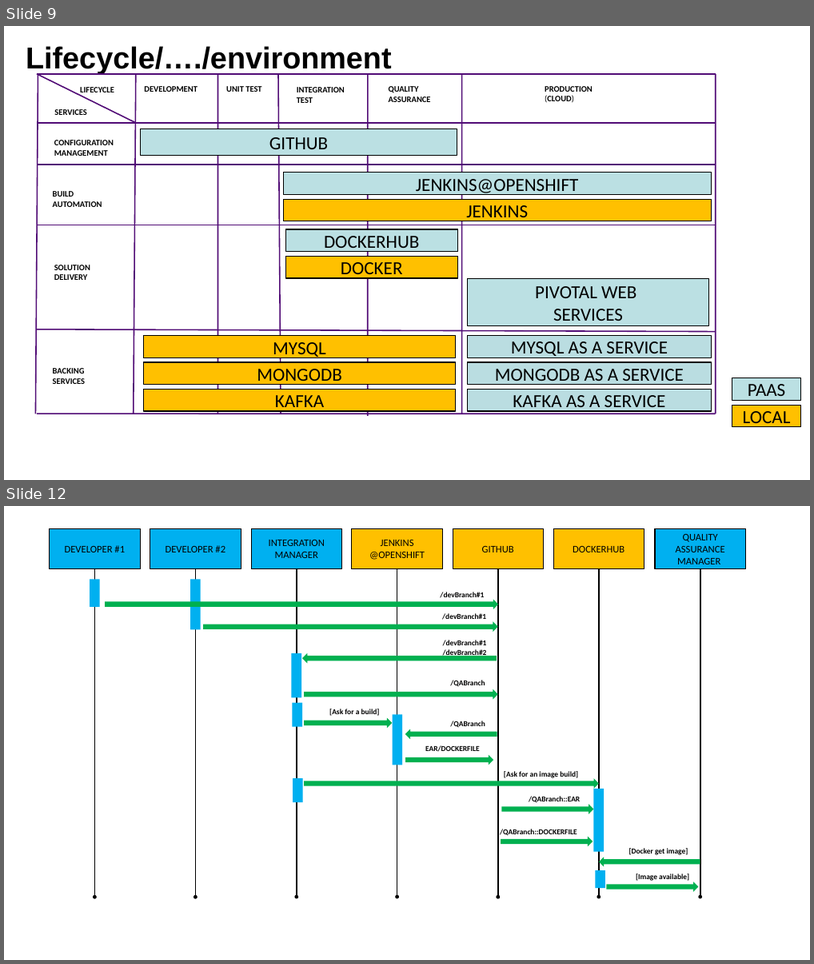
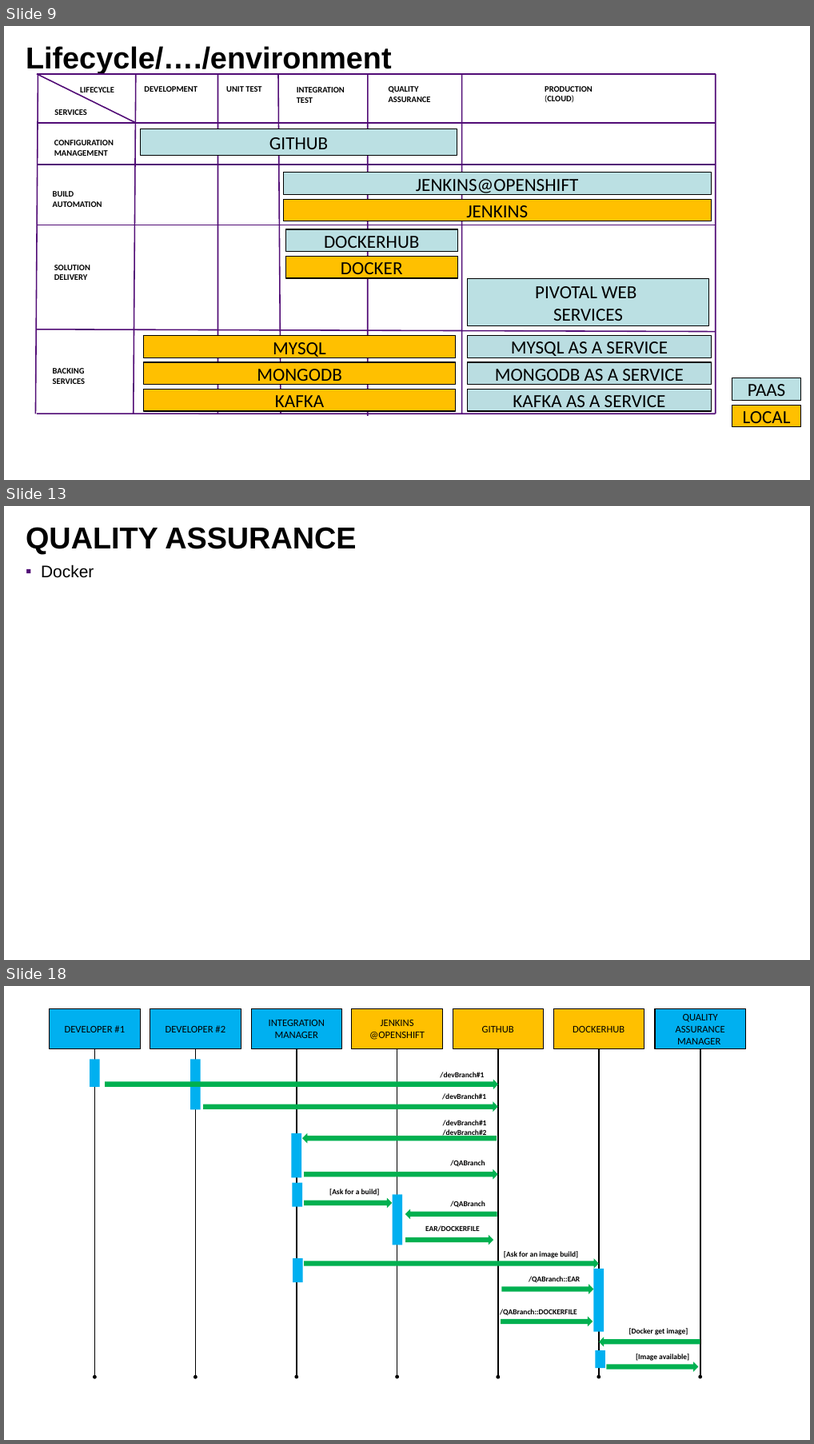
Before and after one commit to lbennardis/microS_code2016_DOCS, a slide deck: luigiBennardisMicroservices.pptx. Shown one above the other, each under a label of ours: slides 9 and 12 before the commit, slides 9, 13 and 18 after it; the slides between them are not shown. The pictures are 814x964 and 814x1444 pixels, drawn with LibreOffice and Linux fonts; fonts in the diff are those of the drawing; background and template pictures are left out. Boxes give left, top, right and bottom in pixels: in the first picture for what was removed or moved away, otherwise in the second. Text is boxed around its words. In the diff, an @@ line names an element or a change of style, - is before the commit and + after.

```diff
--- a/luigiBennardisMicroservices.pptx
+++ b/luigiBennardisMicroservices.pptx
@@ slide 13 added at [4, 506, 810, 960], background picture (left out) @@
@@ title added at [26, 527, 356, 554], 72 pt, text #000000, bold @@
+QUALITY ASSURANCE
@@ text added at [41, 564, 94, 578], 40 pt, text #000000 @@
+▪ Docker
@@ what was slide 12 is now slide 18 @@
```
Also in this commit, not shown: 2 slides changed, 7 other slides added, 1 other file.
